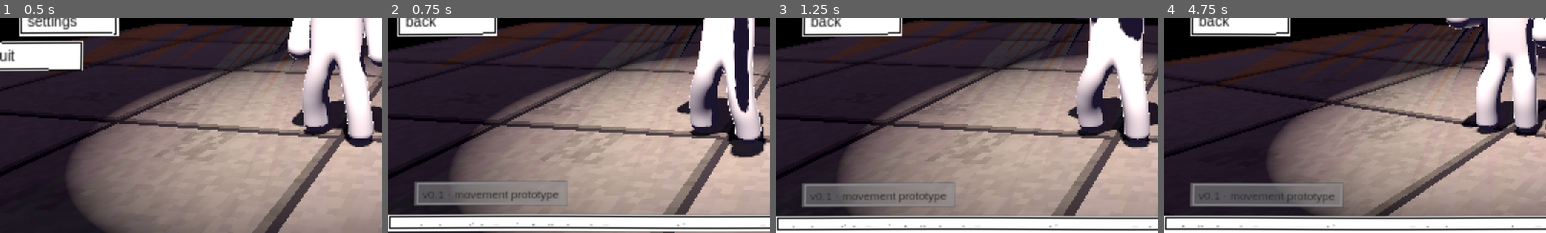
Above: before the commit, frames 1-4 (left to right).
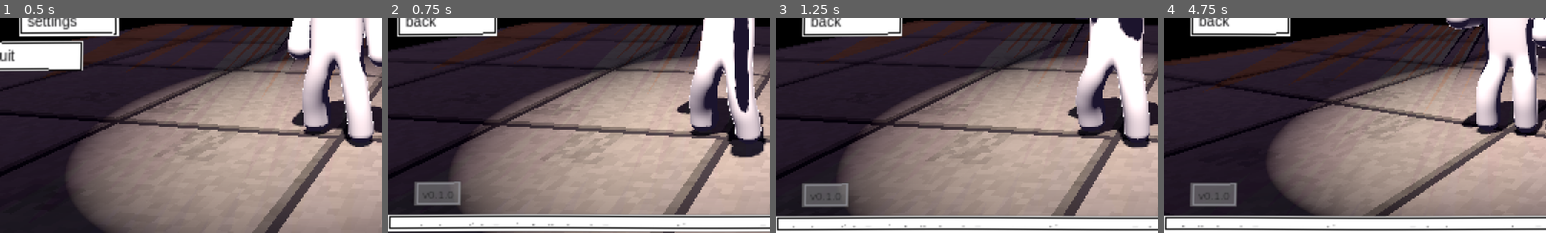
Above: after the commit, the same moments.

Repository: shrimpsooup2/xpl
Game: Godot game, scene res://scenes/main_menu.tscn
Same seed, same stepped clock (60 frames per second), same inputs: the game is played once before the commit and once after it.
Inputs (mouse positions are % of the whole screen's width and height, from its top left):
- Up to frame 1 (0.5 s): no input
- Up to frame 2 (0.75 s): click "play" at 0.5 s
- Up to frame 3 (1.25 s): no input
- Up to frame 4 (4.75 s): tap Enter at 1.25 s; move the mouse to (72, 45) at 1.27 s; hold D (move_right) 1.28-2 s; hold Right mouse button (alt_fire) 1.28-2 s; click (72, 45) at 1.42 s; tap Space (jump) at 1.52, 1.82, 4.52 s; drag from (30, 55) to (45, 70) at 2.02 s; move the mouse to (60, 28) at 2.77 s; hold D (move_right) 2.78-3.5 s; hold Shift (dash) 2.78-3.5 s; drag from (45, 70) to (20, 35) at 3.52 s; move the mouse to (80, 65) at 4.27 s; hold A (move_left) from 4.28 s (still down); hold E (interact) from 4.28 s (still down)
The pictures show only the part of the screen within x 0-50%, y 50-100%; the shares and areas given below are measured in that part.

Frame 1 is identical in both runs. In frame 2, 1.2% of the frame differs, in the area x 16-47%, y 75-88%; in frame 3, 1.3%; in frame 4, 2.6%, in the area x 16-47%, y 76-88%.

Commit message:
Website: pictures of the dressed maps, build tooltips, the version
- Pictures: seven shots of the dressed maps (Stack, Terrace, Switchback,
  Rift twice, Boulevard twice) as the game draws them, 640 x 360, with
  players posed in them in their hats, holding guns; in site/shots/,
  listed in the picture card's data-shots.
- Tooltips: pointing at (or tabbing to) a download shows what the build
  is, in an inverted box over the button with the build and the version
  on top. The text is each link's title in the HTML (the browser's own
  tooltip without the script, the link's description for screen
  readers).
- The version: application/config/version in project.godot (0.1.0) is
  the one place it's set. The title screen's tag reads it, and
  tools/build_site.sh stamps it into the site (a tag under the logo, and
  the tooltips); the website workflow redeploys when project.godot
  changes.
- docs/RELEASING.md: numbering, and the checklist for every full release
  (tests, the version, exports with fixed names, a GitHub release, the
  site's links to the latest release's files, the protocol).

Co-Authored-By: Claude Opus 5.5 <noreply@anthropic.com>
Claude-Session: https://claude.ai/code/session_01Tj9HxZHYVTVMQ6X4MXNMBu

Diff:
--- a/project.godot
+++ b/project.godot
@@ -12,6 +12,7 @@
 
 config/name="xtrapartial"
 config/description="Round-based, movement-first arena FPS."
+config/version="0.1.0"
 run/main_scene="res://scenes/main_menu.tscn"
 config/features=PackedStringArray("4.7", "Forward Plus")
 boot_splash/bg_color=Color(1, 1, 1, 1)
--- a/src/ui/main_menu.gd
+++ b/src/ui/main_menu.gd
@@ -245,7 +245,7 @@
 	_play_list.visible = false
 	col.add_child(_play_list)
 
-	var footer := LofiUI.box("v0.1 · movement prototype", LofiUI.SMALL, LofiUI.Style.GHOST)
+	var footer := LofiUI.box(version_text(), LofiUI.SMALL, LofiUI.Style.GHOST)
 	_footer = footer
 	footer.size_flags_vertical = Control.SIZE_SHRINK_END
 	footer.size_flags_horizontal = Control.SIZE_SHRINK_BEGIN
@@ -265,6 +265,12 @@
 	_enter_list(_main_list, 0.25, 0.07)
 	LofiUI.enter(footer, Vector2(0, 10), 0.6, 0.25)
 	LofiUI.enter(picker, Vector2(0, 10), 0.7, 0.25)
+
+
+## The version tag: the game's version (application/config/version in
+## project.godot, the one place it's set; docs/RELEASING.md).
+static func version_text() -> String:
+	return "v%s" % ProjectSettings.get_setting("application/config/version", "0.0.0")
 
 
 ## Quiet rows in small ghost boxes, like the version tag: your name, then
Binary file added: site/shots/boulevard.png
Binary file added: site/shots/boulevard_fountain.png
Binary file added: site/shots/rift.png
Binary file added: site/shots/rift_signal.png
Binary file added: site/shots/stack.png
Binary file added: site/shots/switchback.png
Binary file added: site/shots/terrace.png
Not shown, changed: .github/workflows/pages.yml
Not shown, changed: README.md
Not shown, added: docs/RELEASING.md
Not shown, changed: site/index.html
Not shown, changed: site/site.css
(and 2 more such lines)
